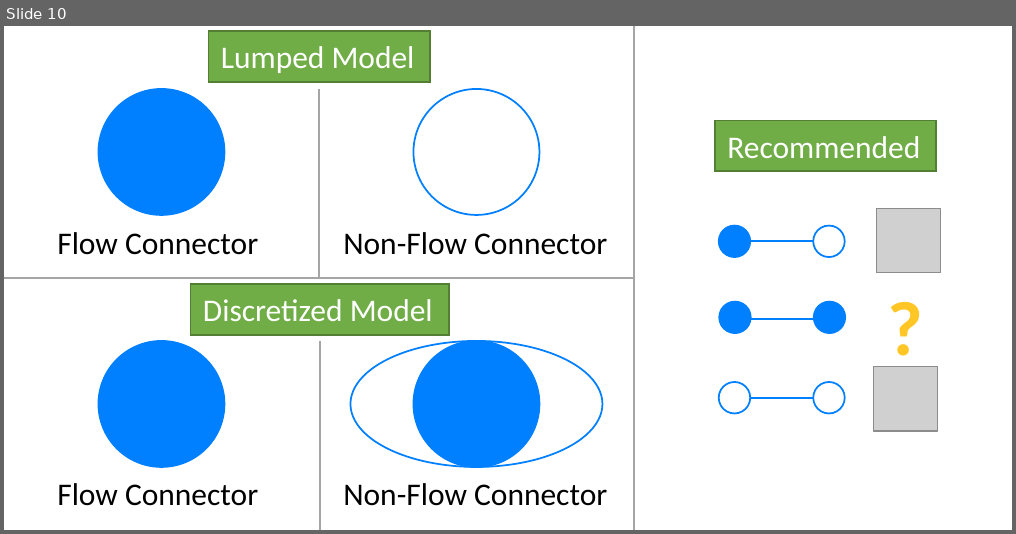
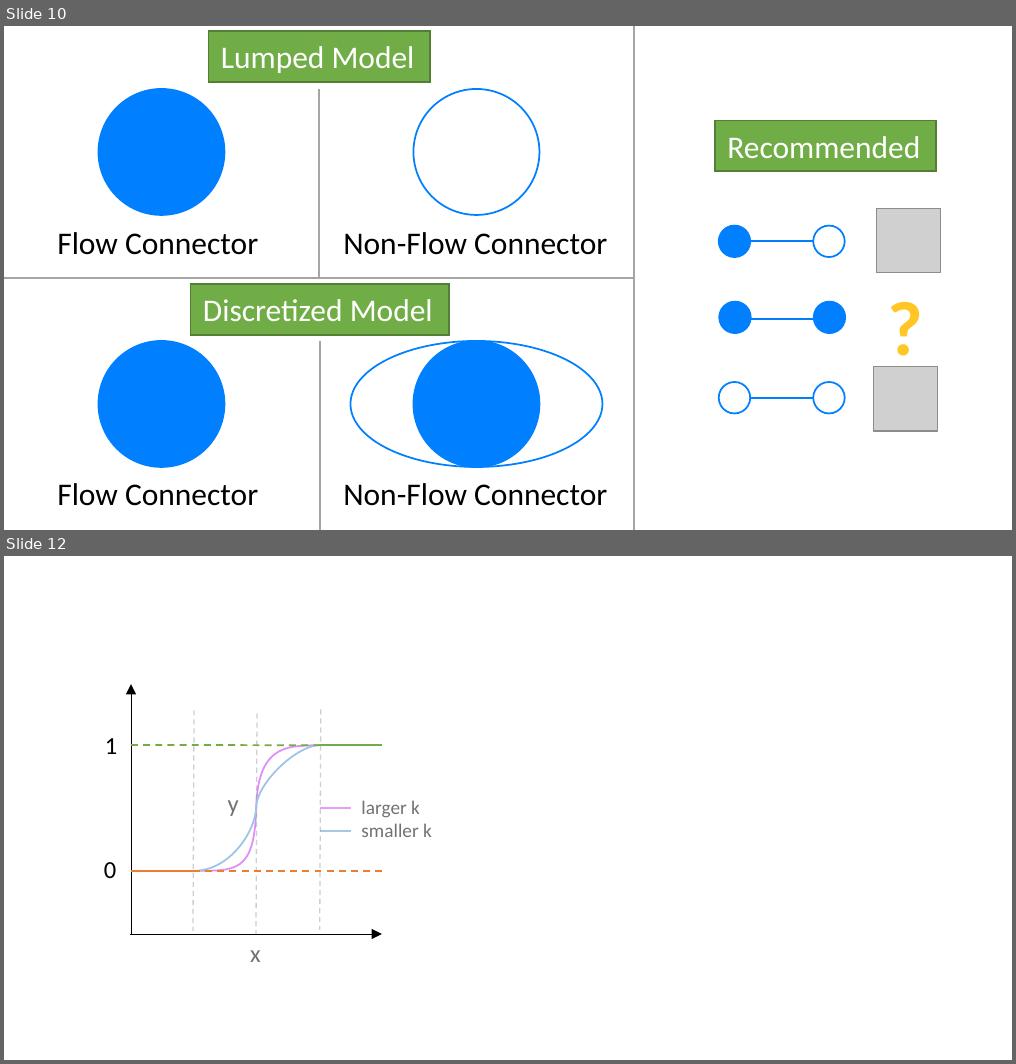
Before and after one commit to ORNL-Modelica/TRANSFORM-Library, a slide deck: TRANSFORM/Resources/Images/Information.pptm. Shown one above the other, each under a label of ours: slide 10 before the commit, slides 10 and 12 after it; the slides between them are not shown. The pictures are 1016x534 and 1016x1064 pixels, drawn with LibreOffice and Linux fonts; fonts in the diff are those of the drawing; grey boxes stand for pictures. Boxes give left, top, right and bottom in pixels: in the first picture for what was removed or moved away, otherwise in the second. Text is boxed around its words. In the diff, an @@ line names an element or a change of style, - is before the commit and + after.

```diff
--- a/TRANSFORM/Resources/Images/Information.pptm
+++ b/TRANSFORM/Resources/Images/Information.pptm
@@ slide 12 added at <box>4,556,1012,1060</box>, background #FFFFFF @@
@@ arrow added from (131, 934) to (131, 685), #000000 0.5 pt @@
@@ line added from (194, 710) to (193, 930), #A5A5A5 0.75 pt dashed @@
@@ line added from (257, 714) to (256, 934), #A5A5A5 0.75 pt dashed @@
@@ line added from (320, 710) to (320, 930), #A5A5A5 0.75 pt dashed @@
@@ text added at <box>105,738,117,754</box>, 14 pt, text #000000 @@
+1
@@ line added from (131, 745) to (319, 745), #70AD47 1 pt dashed @@
@@ freeform shape added at <box>193,745,319,871</box>, outline #E08DF7 1 pt @@
@@ freeform shape added at <box>193,745,319,871</box>, outline #9DC3E6 1 pt @@
@@ line added from (319, 745) to (382, 745), #70AD47 1 pt @@
@@ text added at <box>228,800,239,816</box>, 14 pt, text #767171 @@
+y
@@ line added from (350, 808) to (320, 808), #E59EF8 1 pt @@
@@ text added at <box>361,800,432,837</box>, 11 pt, text #767171 @@
+larger k
+smaller k
@@ line added from (350, 831) to (320, 831), #A5C8E8 1 pt @@
@@ text added at <box>104,862,116,878</box>, 14 pt, text #000000 @@
+0
@@ line added from (131, 871) to (193, 871), #ED7D31 1 pt @@
@@ line added from (193, 871) to (382, 871), #ED7D31 1 pt dashed @@
@@ arrow added from (130, 934) to (382, 934), #000000 0.5 pt @@
@@ text added at <box>250,950,261,962</box>, 14 pt, text #767171 @@
+x
```
Also in this commit, not shown: 3 other slides added, 28 other files.
